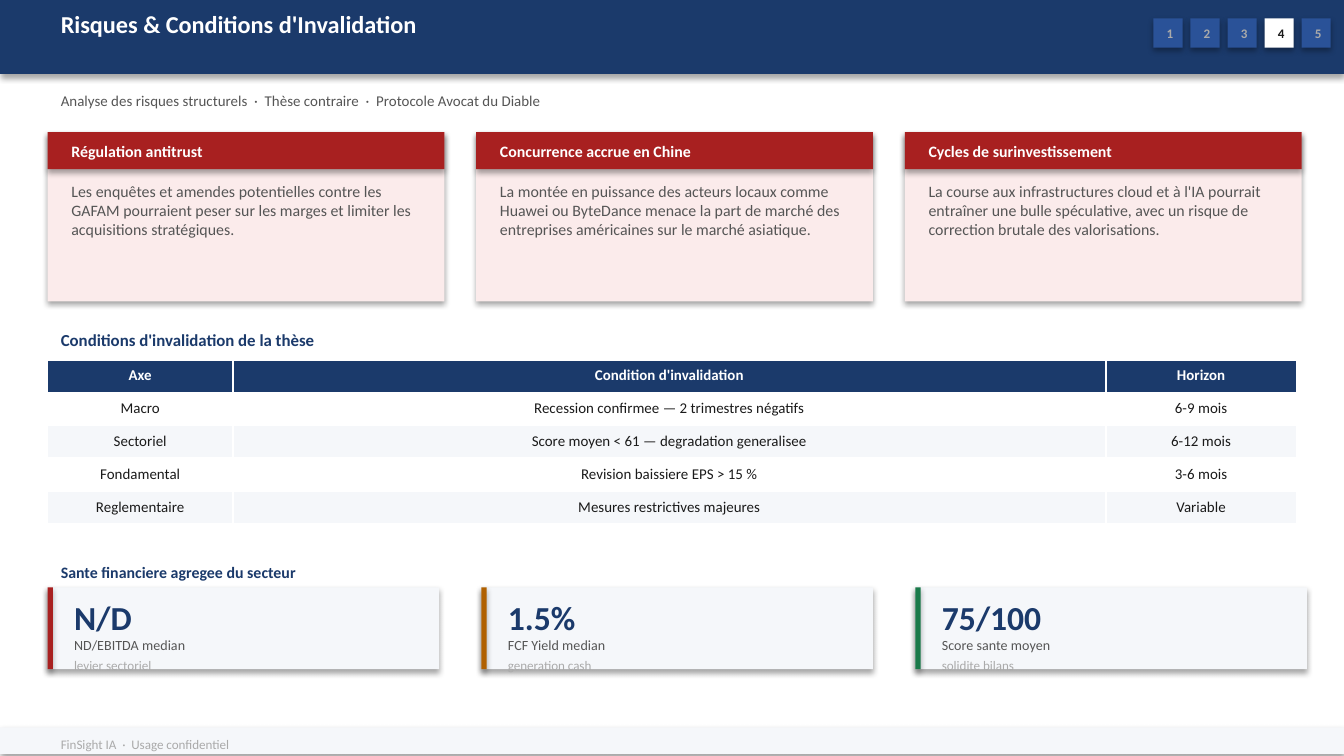
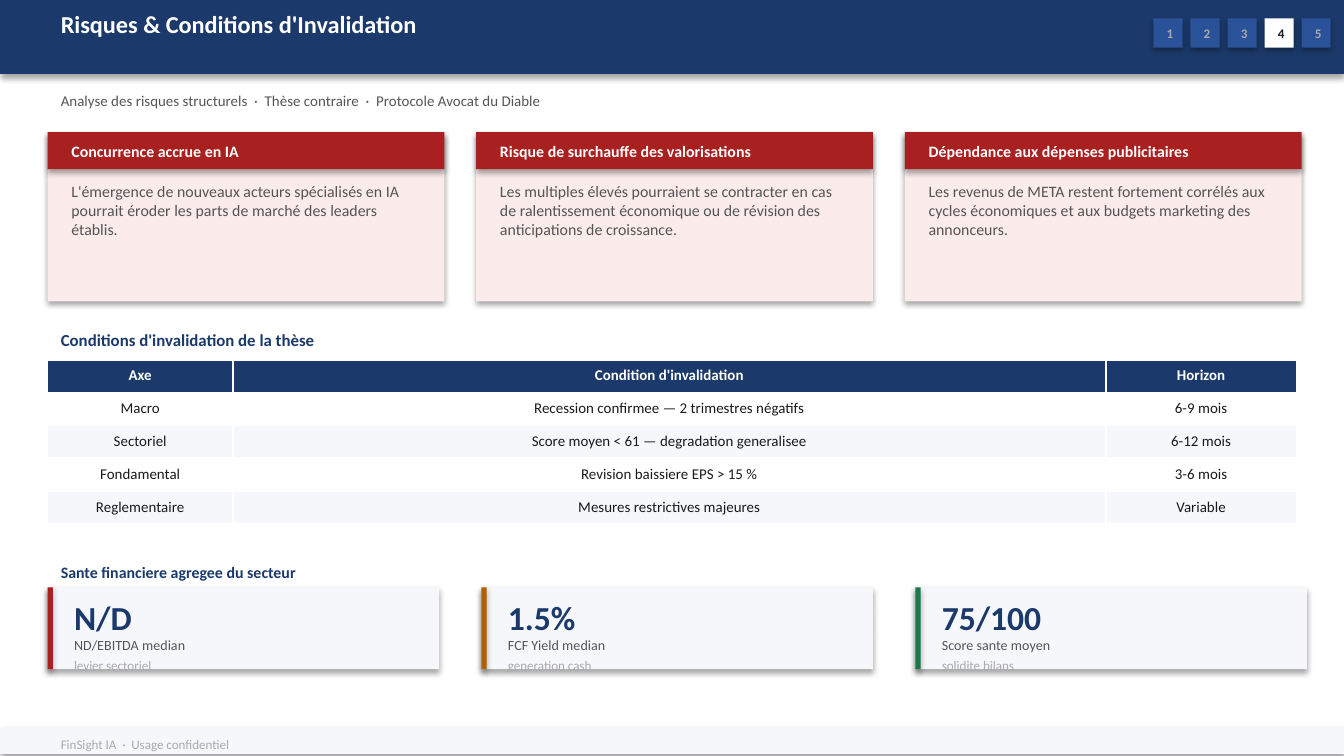
Before and after one commit to baptistejeh07-art/finsight-ia, a slide deck: slide 17 of preview/secteur_Technology_S&P_500/secteur_Technology_S&P_500.pptx. Drawn at 1344x756 pixels with LibreOffice and Linux fonts; fonts in the diff are those of the drawing. Boxes give left, top, right and bottom in pixels: in the first picture for what was removed or moved away, otherwise in the second. Text is boxed around its words. In the diff, an @@ line names an element or a change of style, - is before the commit and + after.

```diff
--- a/preview/secteur_Technology_S&P_500/secteur_Technology_S&P_500.pptx
+++ b/preview/secteur_Technology_S&P_500/secteur_Technology_S&P_500.pptx
@@ text at bbox=[71, 146, 239, 157]: text changed @@
-Régulation antitrust
+Concurrence accrue en IA
@@ text at bbox=[500, 146, 751, 160]: text changed @@
-Concurrence accrue en Chine
+Risque de surchauffe des valorisations
@@ text at bbox=[929, 146, 1189, 160]: text changed @@
-Cycles de surinvestissement
+Dépendance aux dépenses publicitaires
@@ text at bbox=[71, 186, 399, 235]: text changed @@
-Les enquêtes et amendes potentielles contre les GAFAM pourraient peser sur les marges et limiter les acquisitions stratégiques.
+L'émergence de nouveaux acteurs spécialisés en IA pourrait éroder les parts de marché des leaders établis.
@@ text at bbox=[500, 186, 832, 238]: text changed @@
-La montée en puissance des acteurs locaux comme Huawei ou ByteDance menace la part de marché des entreprises américaines sur le marché asiatique.
+Les multiples élevés pourraient se contracter en cas de ralentissement économique ou de révision des anticipations de croissance.
@@ text at bbox=[929, 186, 1265, 235]: text changed @@
-La course aux infrastructures cloud et à l'IA pourrait entraîner une bulle spéculative, avec un risque de correction brutale des valorisations.
+Les revenus de META restent fortement corrélés aux cycles économiques et aux budgets marketing des annonceurs.
```
Also in this commit, not shown: 5 other slides changed, 2 other files.
